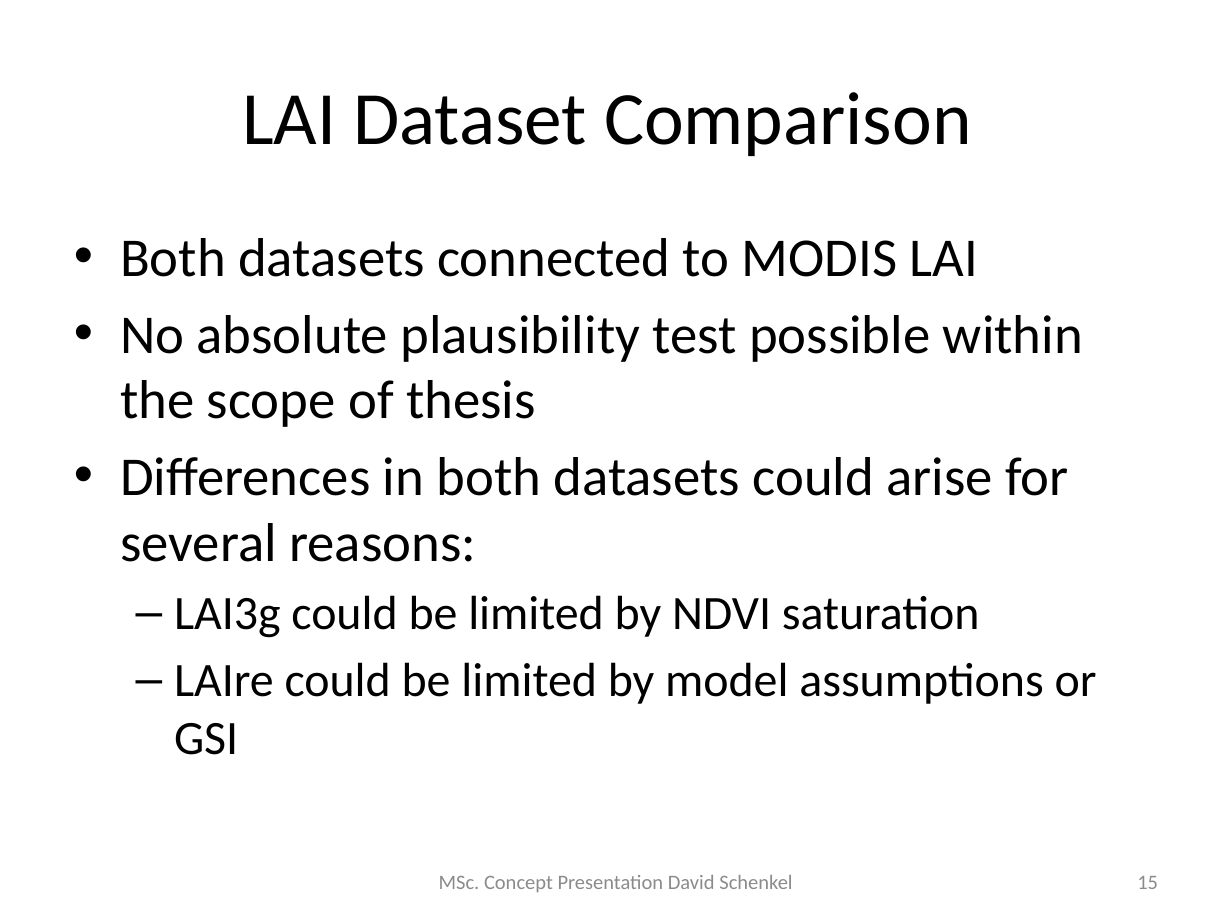
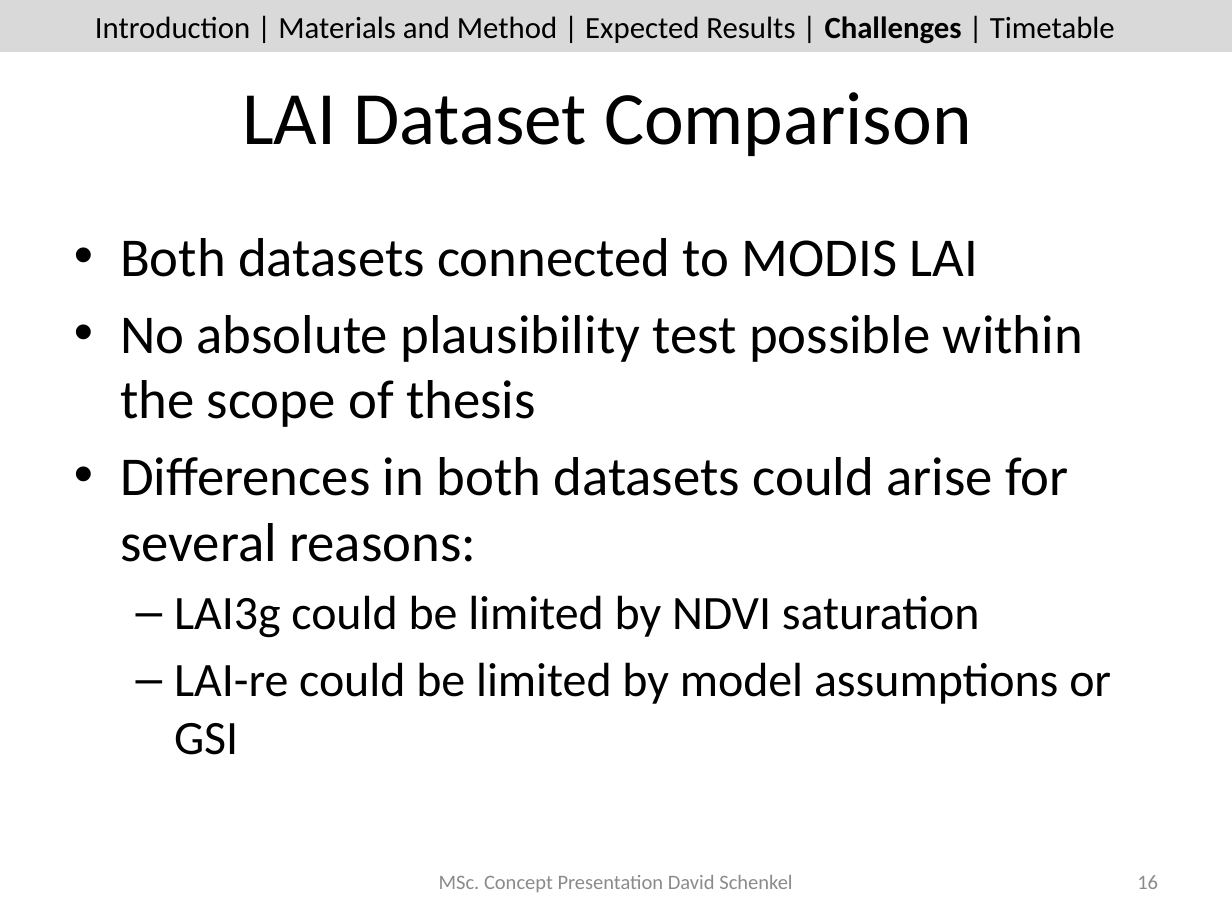
Before and after one commit to dschenkel/geo511, a slide deck: slide 16 of concept_presentation.pptx (slide 15 before the commit). Drawn at 1232x924 pixels with LibreOffice and Linux fonts; fonts in the diff are those of the drawing. Boxes give left, top, right and bottom in pixels: in the first picture for what was removed or moved away, otherwise in the second. Text is boxed around its words. In the diff, an @@ line names an element or a change of style, - is before the commit and + after.

Commit message:
presentation, timetable

```diff
--- a/concept_presentation.pptx
+++ b/concept_presentation.pptx
@@ rectangle added at [0, 0, 1232, 52], fill #D9D9D9 @@
@@ text added at [95, 16, 1115, 44], 18 pt, text #000000 @@
+Introduction | Materials and Method | Expected Results | Challenges | Timetable
@@ text at [174, 662, 1111, 755]: text changed @@
-  – LAIre could be limited by model assumptions or GSI
+  – LAI-re could be limited by model assumptions or GSI
@@ page number at [1137, 875, 1158, 889]: text changed @@
-15
+16
```
Also in this commit, not shown: 19 other slides changed, 2 slides added, 13 other files.
